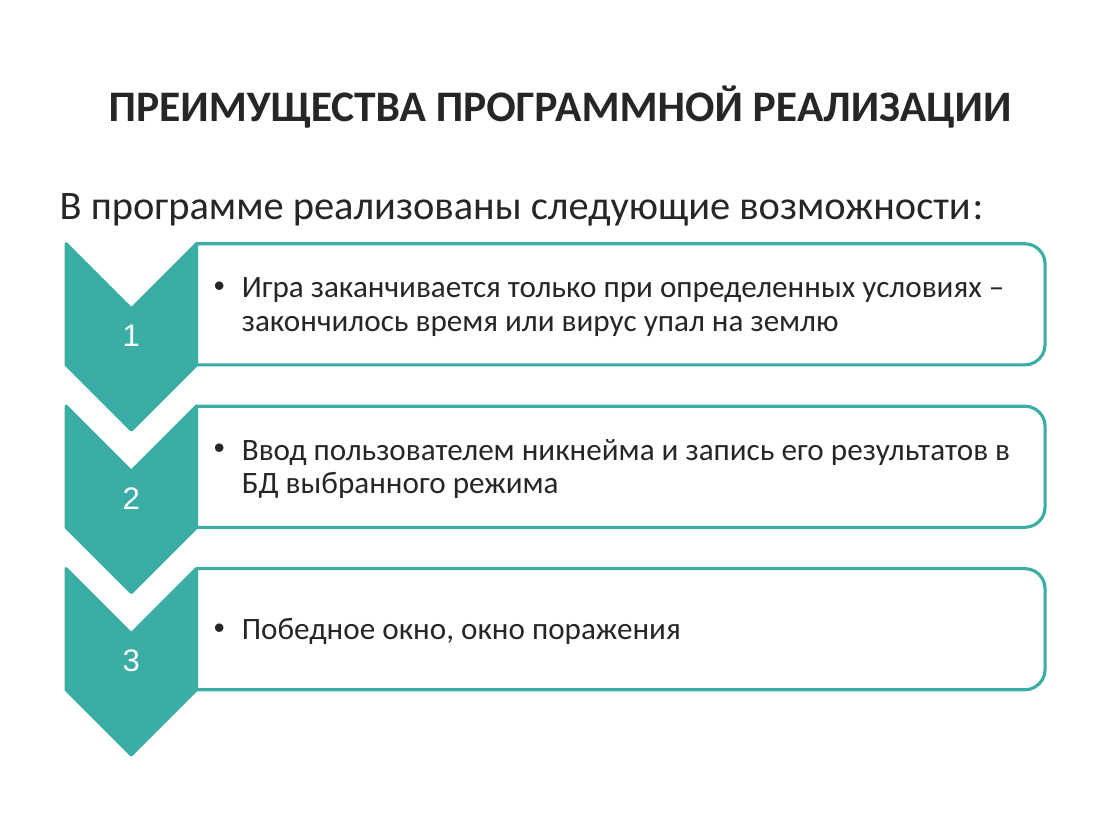
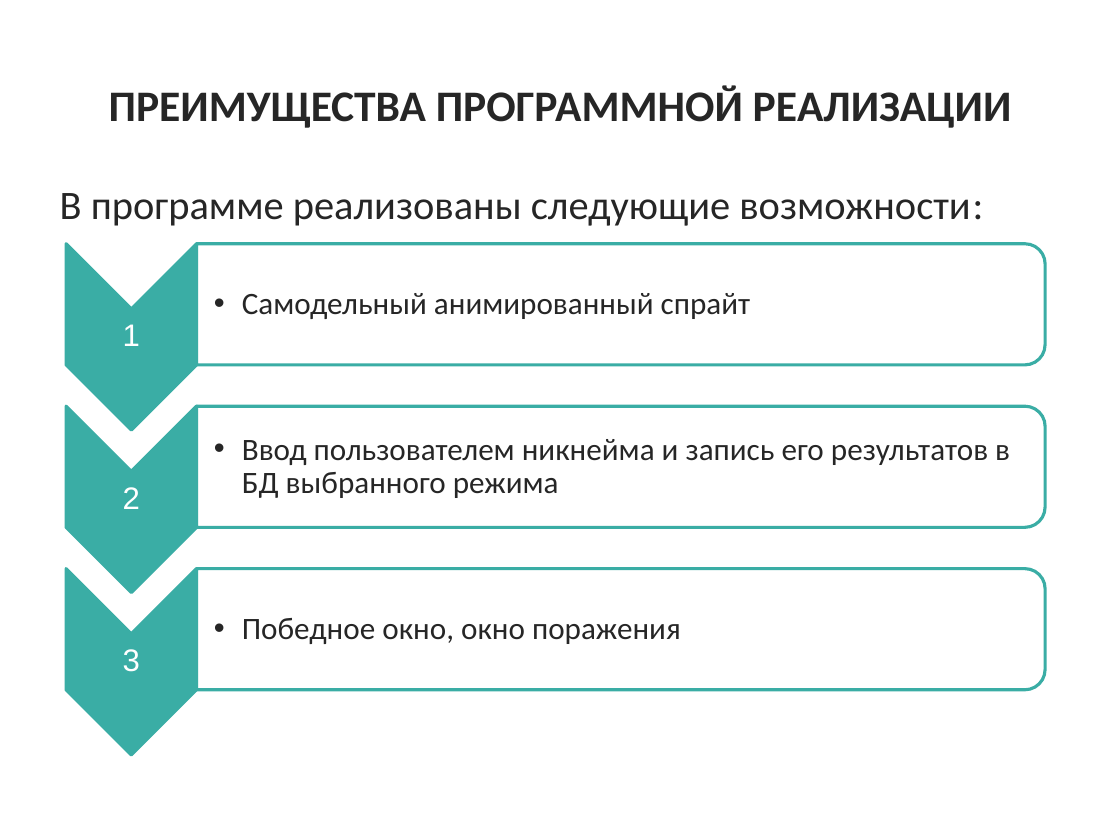
Before and after one commit to Artpukh/pygame-project, a slide deck: slide 10 of data/Презентация.pptx. Drawn at 1120x840 pixels with LibreOffice and Linux fonts; fonts in the diff are those of the drawing. Boxes give left, top, right and bottom in pixels: in the first picture for what was removed or moved away, otherwise in the second. Text is boxed around its words. In the diff, an @@ line names an element or a change of style, - is before the commit and + after.

```diff
--- a/data/Презентация.pptx
+++ b/data/Презентация.pptx
@@ text at <box>242,293,751,319</box>: text changed @@
-  •• Игра заканчивается только при определенных условиях – закончилось время или вирус упал на землю
+  •• Самодельный анимированный спрайт
```
Also in this commit, not shown: 3 other slides changed, 2 slides added, 1 slide removed.
